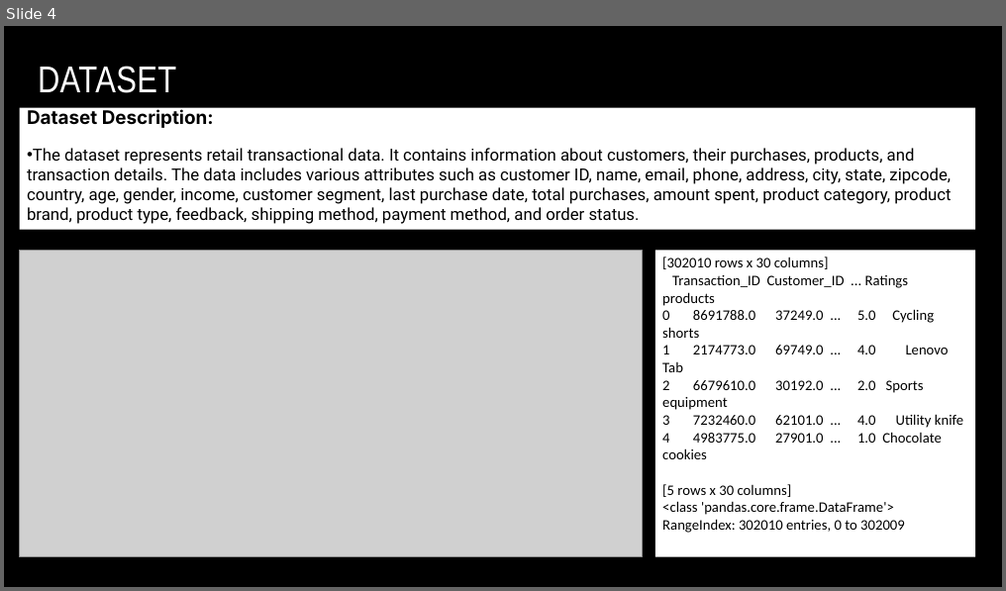
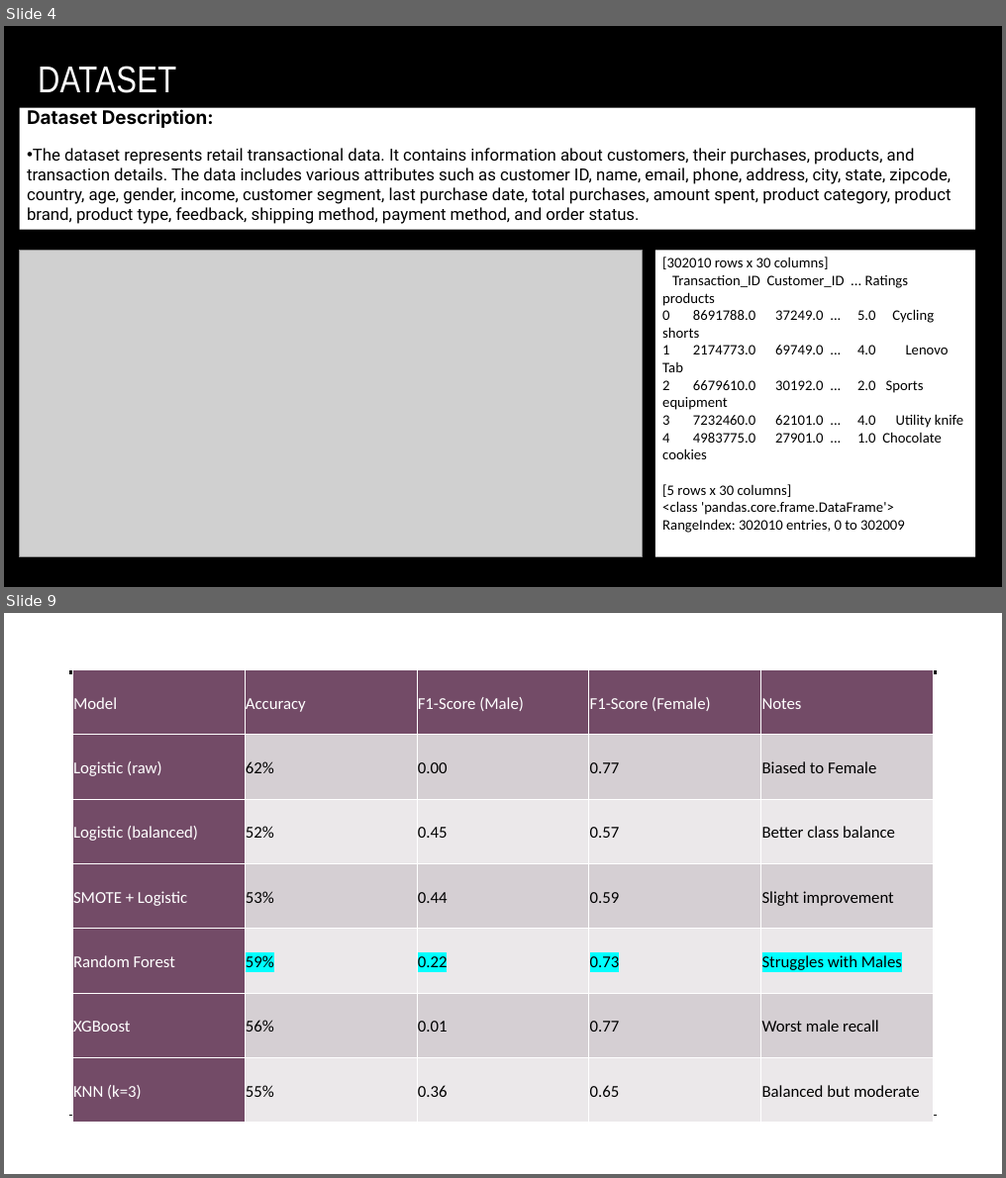
Before and after one commit to Becky139/Retail-Customer-Behavior-Analysis-using-Machine-Learning-Tableau, a slide deck: Team B Presentation.pptx. Shown one above the other, each under a label of ours: slide 4 before the commit, slides 4 and 9 after it; the slides between them are not shown. The pictures are 1006x591 and 1006x1178 pixels, drawn with LibreOffice and Linux fonts; fonts in the diff are those of the drawing; grey boxes stand for pictures; background and template pictures are left out. Boxes give left, top, right and bottom in pixels: in the first picture for what was removed or moved away, otherwise in the second. Text is boxed around its words. In the diff, an @@ line names an element or a change of style, - is before the commit and + after.

```diff
--- a/Team B Presentation.pptx
+++ b/Team B Presentation.pptx
@@ slide 9 added at (4,613,1002,1174), background #FFFFFF @@
@@ table added at (73,669,934,1123), 7 rows, 5 columns @@
+Model | Accuracy | F1-Score (Male) | F1-Score (Female) | Notes
+Logistic (raw) | 62% | 0.00 | 0.77 | Biased to Female
+Logistic (balanced) | 52% | 0.45 | 0.57 | Better class balance
+SMOTE + Logistic | 53% | 0.44 | 0.59 | Slight improvement
+Random Forest | 59% | 0.22 | 0.73 | Struggles with Males
+XGBoost | 56% | 0.01 | 0.77 | Worst male recall
+KNN (k=3) | 55% | 0.36 | 0.65 | Balanced but moderate
@@ line added from (70, 672) to (937, 672), #000000 3.5 pt @@
@@ line added from (70, 1116) to (937, 1116), #000000 1 pt @@
```
Also in this commit, not shown: 4 slides changed, 24 other slides added.
